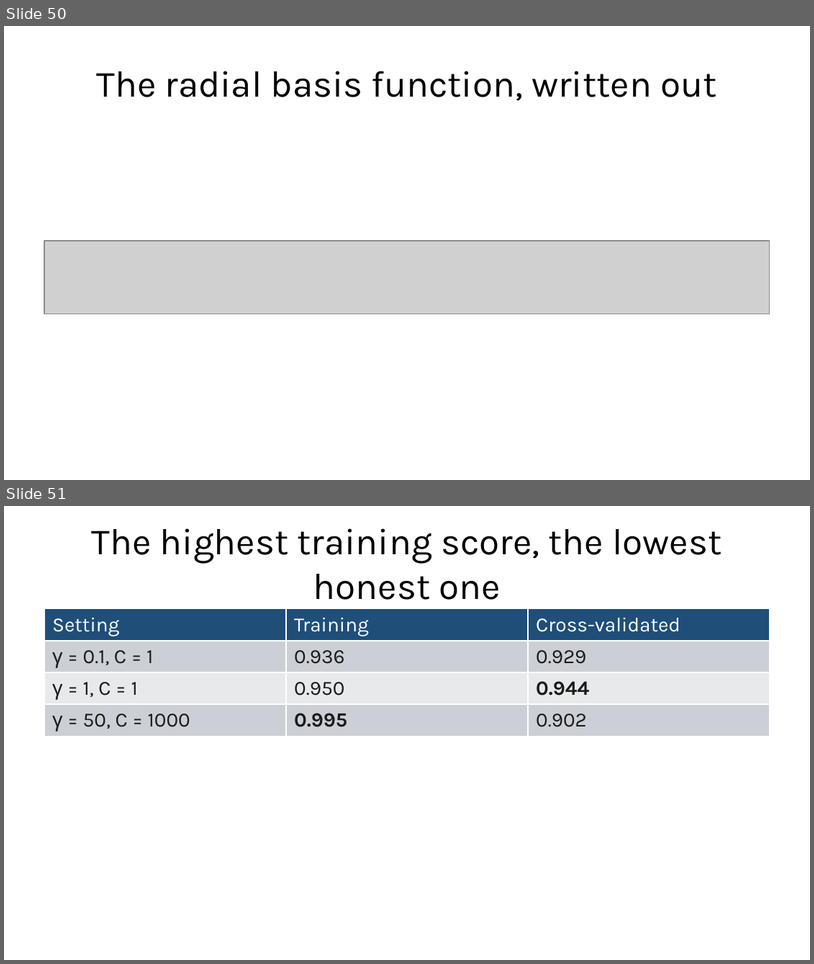
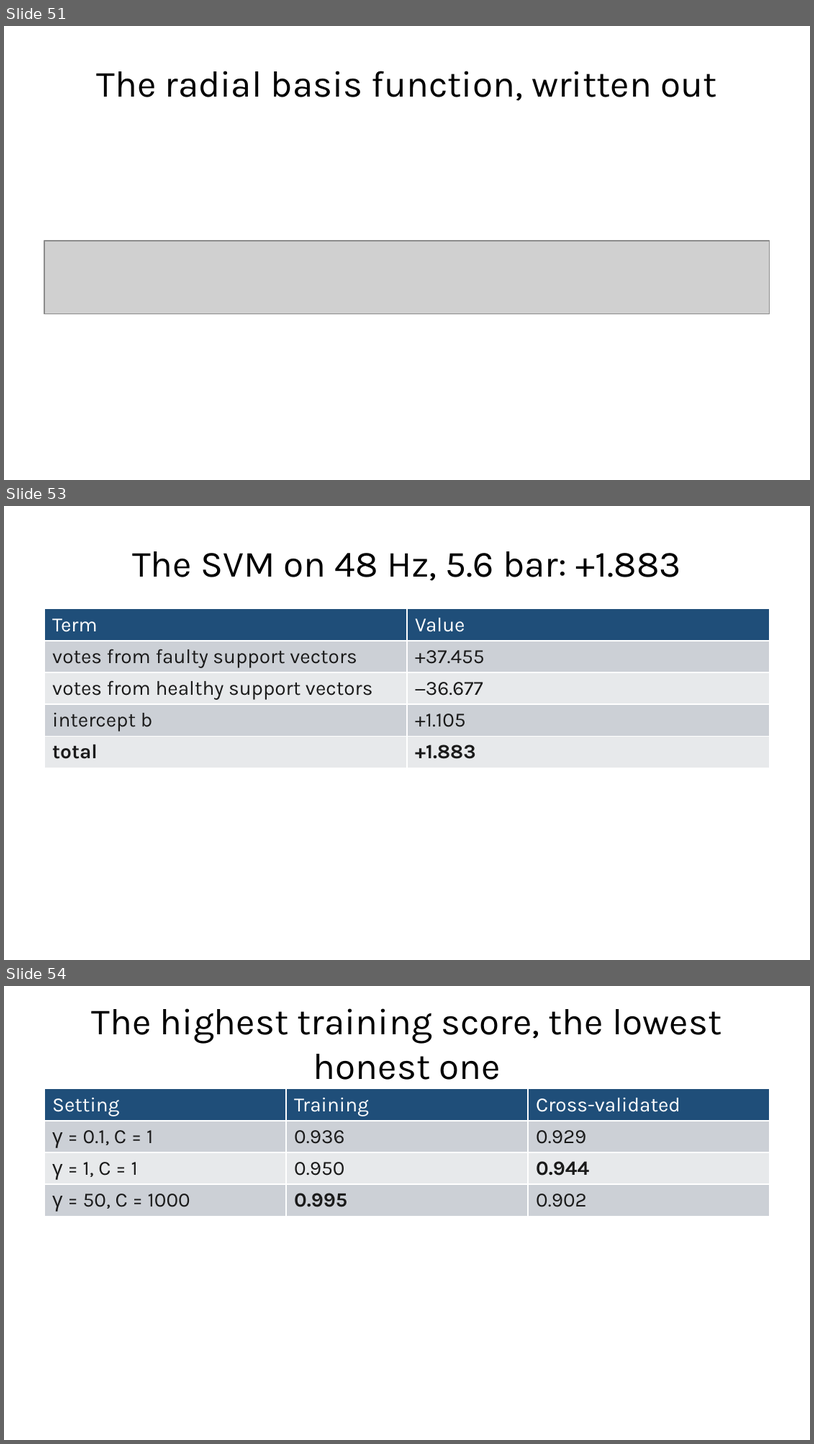
Before and after one commit to fabioantonini/technologies-for-artificial-intelligence, a slide deck: Lessons/06_knn_naive_bayes_svm/Slides/knn_naive_bayes_svm_slides.pptx. Shown one above the other, each under a label of ours: slides 50 and 51 before the commit, slides 51, 53 and 54 after it; the slides between them are not shown. The pictures are 814x964 and 814x1444 pixels, drawn with LibreOffice and Linux fonts; fonts in the diff are those of the drawing; grey boxes stand for pictures; background and template pictures are left out. Boxes give left, top, right and bottom in pixels: in the first picture for what was removed or moved away, otherwise in the second. Text is boxed around its words. In the diff, an @@ line names an element or a change of style, - is before the commit and + after.

```diff
--- a/Lessons/06_knn_naive_bayes_svm/Slides/knn_naive_bayes_svm_slides.pptx
+++ b/Lessons/06_knn_naive_bayes_svm/Slides/knn_naive_bayes_svm_slides.pptx
@@ slide 53 added at [4, 506, 810, 960], background #FFFFFF @@
@@ title added at [132, 551, 681, 581], 33 pt, text #1A1A1A @@
+The SVM on 48 Hz, 5.6 bar: +1.883
@@ table added at [44, 609, 770, 908], 5 rows, 2 columns @@
+Term | Value
+votes from faulty support vectors | +37.455
+votes from healthy support vectors | −36.677
+intercept b | +1.105
+total | +1.883
@@ what was slide 50 is now slide 51 @@
@@ what was slide 51 is now slide 54 @@
```
Also in this commit, not shown: 1 slide changed, 2 other slides added, 8 other files.
